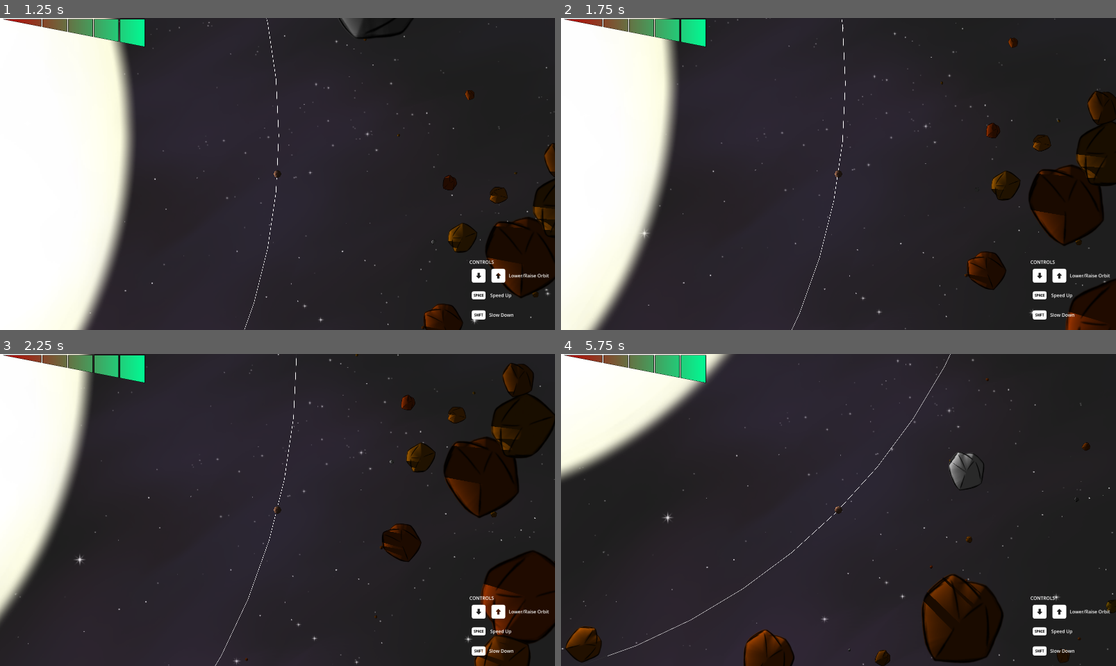
Above: before the commit, frames 1-4 (two rows, left to right).
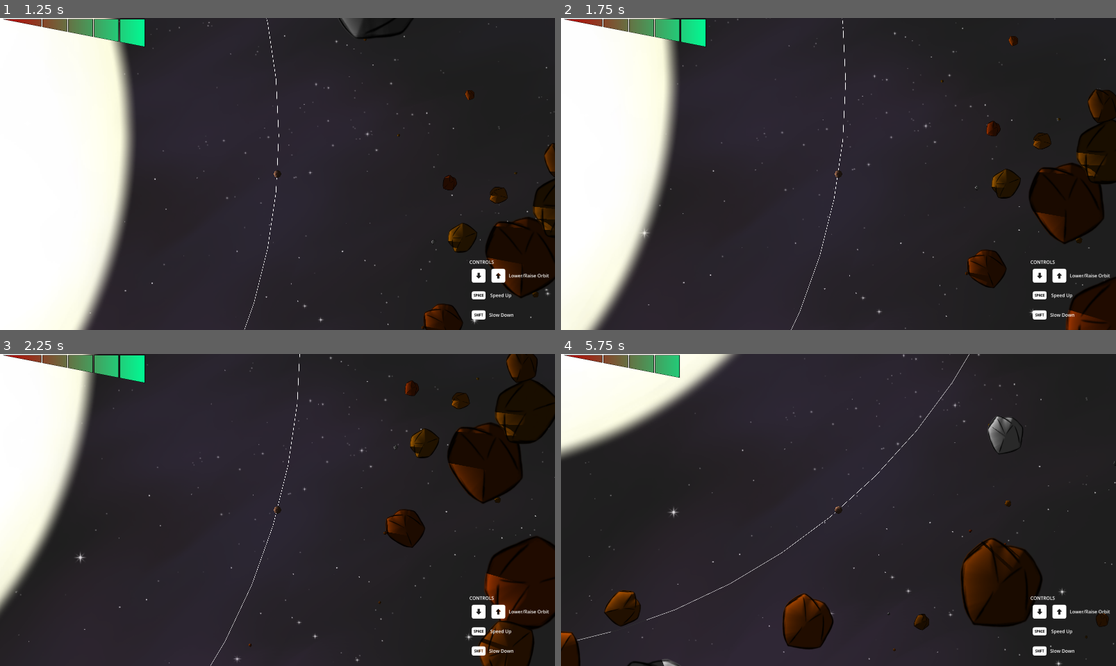
Above: after the commit, the same moments.

Repository: Aroweeri/gmtk2025
Game: Godot game, scene res://scenes/MainMenu.tscn
Same seed, same stepped clock (60 frames per second), same inputs: the game is played once before the commit and once after it.
Inputs:
- Up to frame 1 (1.25 s): click "Start" at 0.5 s
- Up to frame 2 (1.75 s): hold Up (ui_up) from 1.28 s (still down); hold Space (boost) from 1.28 s (still down); tap Shift (slow) at 1.55 s
- Up to frame 3 (2.25 s): release Up (ui_up) at 2.03 s; release Space (boost) at 2.03 s; hold Down (ui_down) from 2.03 s (still down); tap Shift (slow) at 2.1 s
- Up to frame 4 (5.75 s): tap Space (boost) at 2.3, 3.8, 5.3 s; release Down (ui_down) at 2.78 s; hold Space (boost) 2.78-3.53 s; hold Up (ui_up) 2.78-4.28 s; tap Shift (slow) at 3.05, 3.6, 4.55, 5.1 s; hold Space (boost) 4.28-5.03 s; hold Down (ui_down) from 4.28 s (still down)

Frame 1 is identical in both runs. In frame 2, 1.0% of the frame differs, in the area x 15-100%, y 0-100%; in frame 3, 7.4%; in frame 4, 13%, in the area x 0-100%, y 0-100%.

Commit message:
Apply distance scaling to boost/brake.

Diff:
--- a/scripts/player.gd
+++ b/scripts/player.gd
@@ -61,7 +61,7 @@
 	speed *= 0.95
 
 	translate(Vector2(speed,0));
-	print(position.x)
+	#print(position.x)
 	if(position.x < MINIMUM_HEIGHT):
 		position.x = MINIMUM_HEIGHT
 		speed = 0
--- a/scripts/rotator.gd
+++ b/scripts/rotator.gd
@@ -23,15 +23,15 @@
 	#print("Distance: %0.2f Degrees/Sec: %0.2f" % [distance_to_player, rad_to_deg(rotate_amount)/delta])
 	var isBoostingOrSlowing = false;
 	if(Input.is_action_pressed("boost")):
-			additionalRotationSpeed += 0.01 * delta
+			additionalRotationSpeed += 0.01 * delta * 10000/distance_to_player
 			isBoostingOrSlowing = true
 	if(Input.is_action_pressed("slow")):
-			additionalRotationSpeed -= 0.01 * delta
+			additionalRotationSpeed -= 0.01 * delta * 3000/distance_to_player
 			isBoostingOrSlowing = true
-	if(additionalRotationSpeed > 0.002):
-		additionalRotationSpeed = 0.002
-	if(additionalRotationSpeed < -0.0008):
-		additionalRotationSpeed = -0.0008
+	if(additionalRotationSpeed > 0.005):
+		additionalRotationSpeed = 0.005
+	if(additionalRotationSpeed < -0.0020):
+		additionalRotationSpeed = -0.0020
 	additionalRotationSpeed *= 0.95
 
 	if(not isBoostingOrSlowing and abs(additionalRotationSpeed) < 0.0001):
